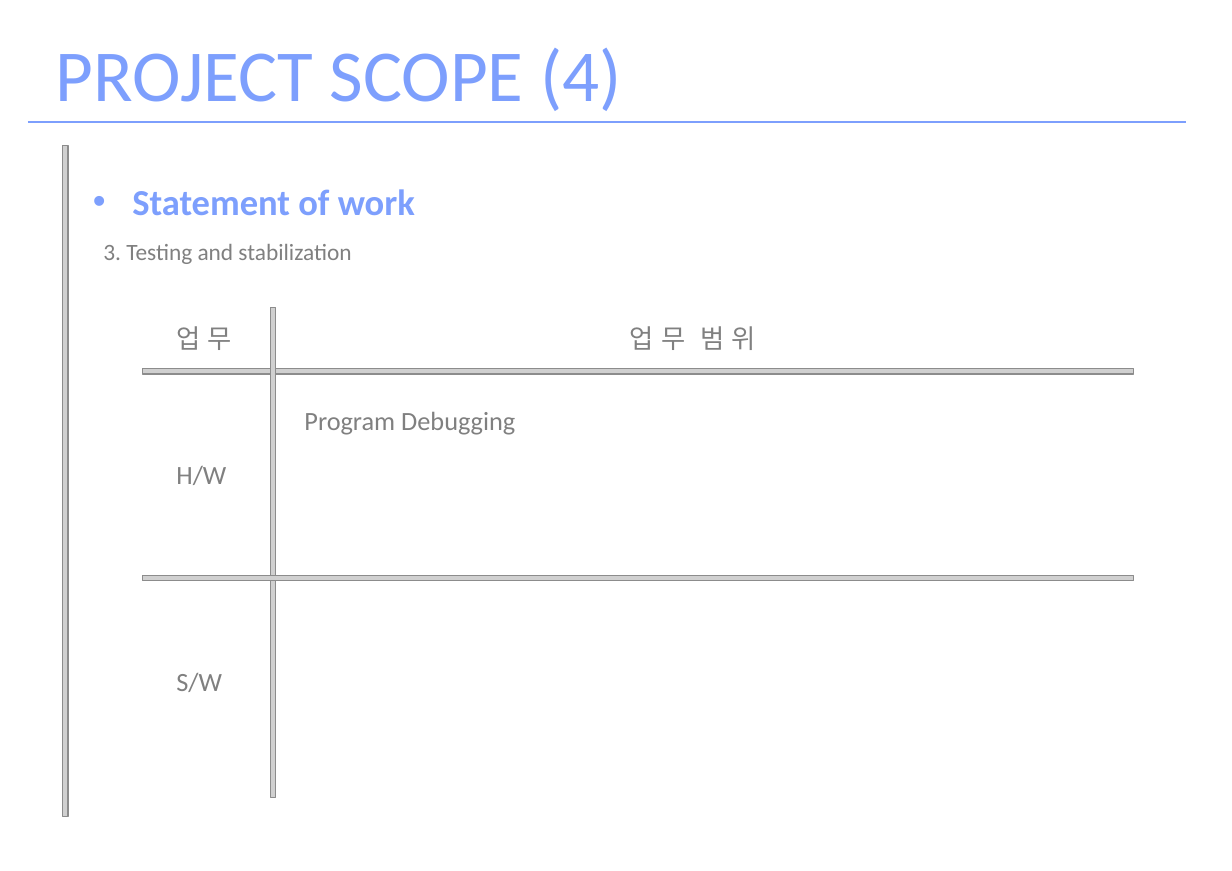
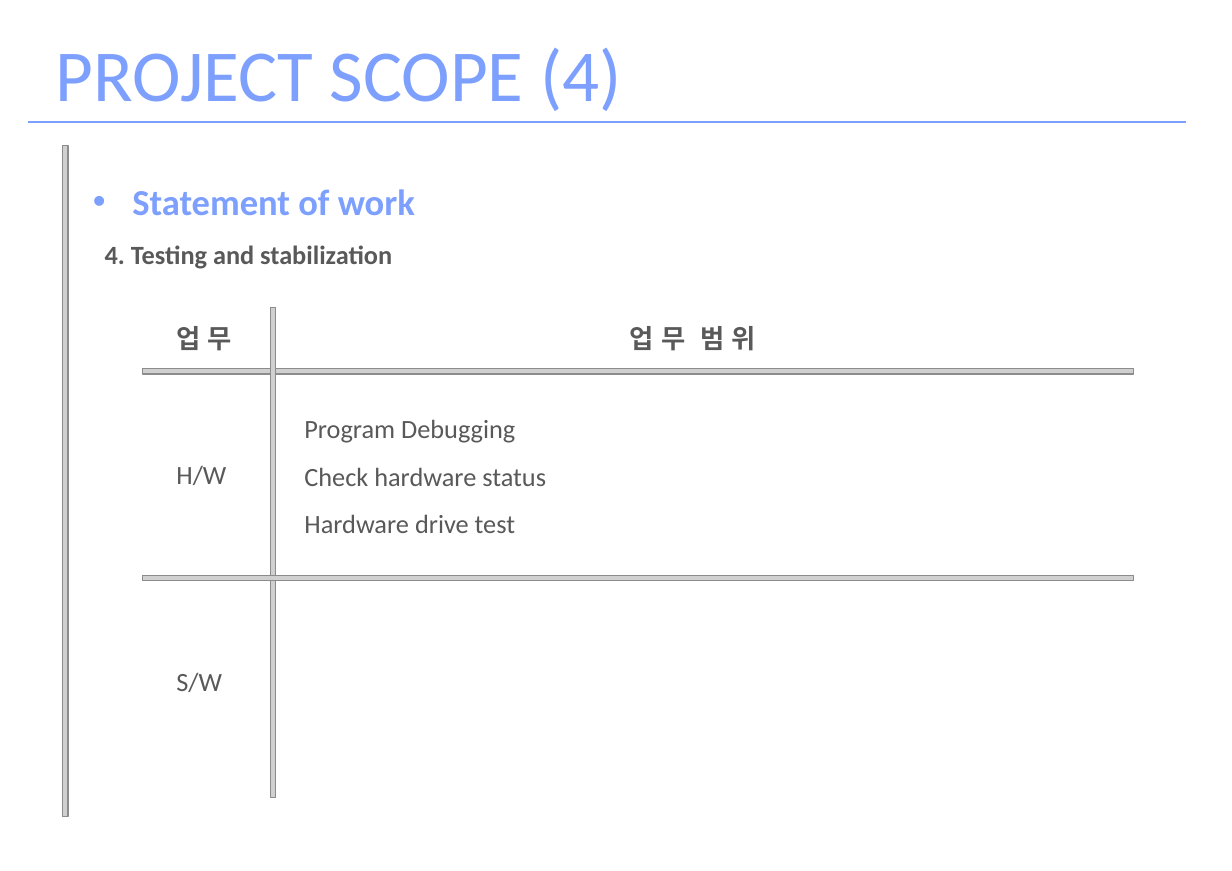
Before and after one commit to OhJaeGeun/IOT3_Project_helper_bot, a slide deck: slide 11 of Portfolio/HELPER_BOT_2.pptx. Drawn at 1232x871 pixels with LibreOffice and Linux fonts; fonts in the diff are those of the drawing; grey boxes stand for pictures. Boxes give left, top, right and bottom in pixels: in the first picture for what was removed or moved away, otherwise in the second. Text is boxed around its words. In the diff, an @@ line names an element or a change of style, - is before the commit and + after.

```diff
--- a/Portfolio/HELPER_BOT_2.pptx
+++ b/Portfolio/HELPER_BOT_2.pptx
@@ text at <box>105,245,392,269</box>: text changed; size 16 to 18 pt; text colour #808080 to #595959; bold on @@
-3. Testing and stabilization
+4. Testing and stabilization
@@ text "업 무" at <box>176,326,232,351</box>: text colour #808080 to #595959, bold on @@
@@ text "업 무 범 위" at <box>629,326,756,351</box>: text colour #808080 to #595959, bold on @@
@@ text "Program Debugging": place and size @@
-text "Program Debugging" at <box>304,412,515,435</box>
+text "Program Debugging" at <box>304,419,546,533</box>
@@ text at <box>304,419,515,443</box>: text colour #808080 to #595959 in "Program Debugging" @@
@@ text "H/W" at <box>176,465,226,485</box>: text colour #808080 to #595959 @@
@@ text at <box>304,467,546,533</box>: paragraphs added @@
+Check hardware status
+Hardware drive test
@@ text "S/W" at <box>176,673,222,692</box>: text colour #808080 to #595959 @@
```
Also in this commit, not shown: 9 other slides changed, 12 slides added, 9 slides removed, 3 other files.
